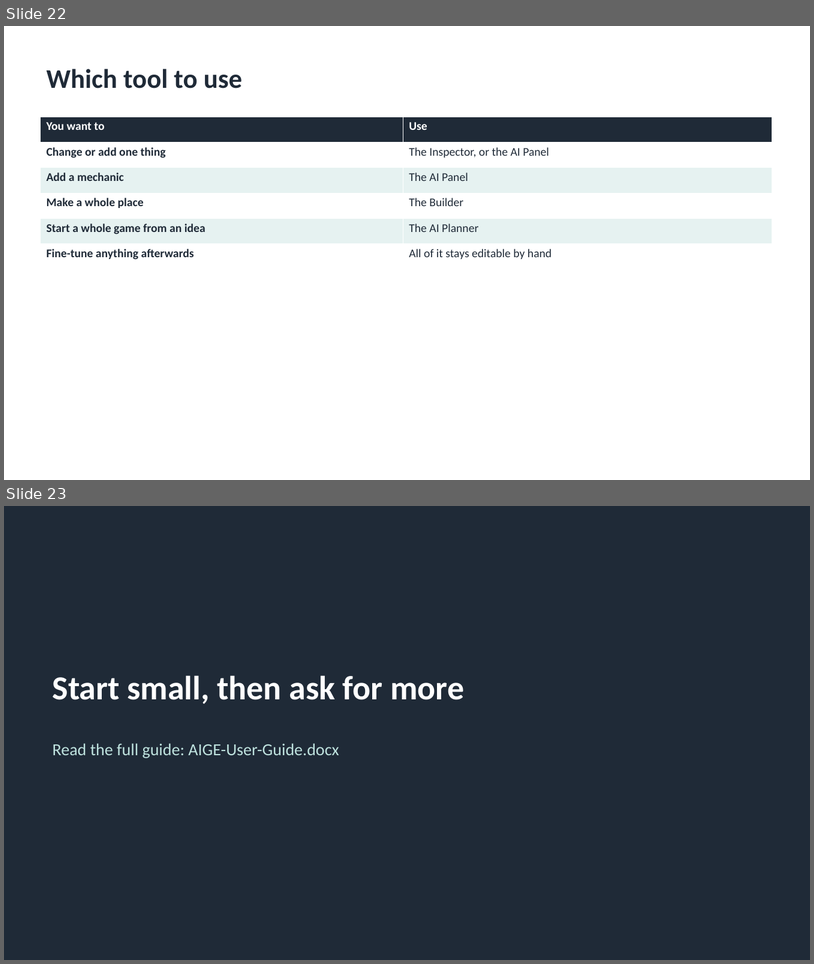
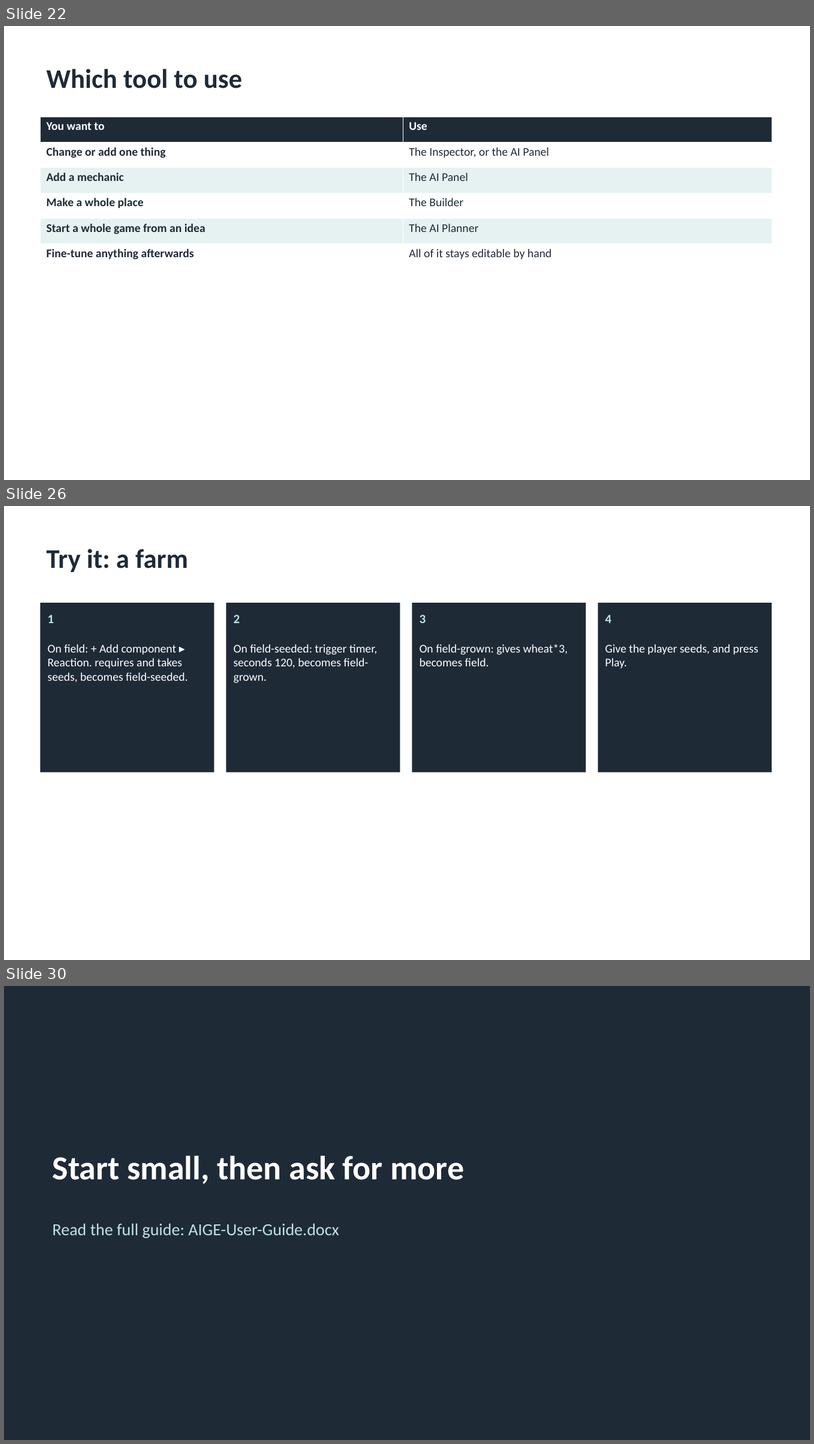
Before and after one commit to cuneyttyler/ai-gameengine-standalone, a slide deck: docs/manuals/AIGE-User-Guide.pptx. Shown one above the other, each under a label of ours: slides 22 and 23 before the commit, slides 22, 26 and 30 after it; the slides between them are not shown. The pictures are 814x964 and 814x1444 pixels, drawn with LibreOffice and Linux fonts; fonts in the diff are those of the drawing. Boxes give left, top, right and bottom in pixels: in the first picture for what was removed or moved away, otherwise in the second. Text is boxed around its words. In the diff, an @@ line names an element or a change of style, - is before the commit and + after.

```diff
--- a/docs/manuals/AIGE-User-Guide.pptx
+++ b/docs/manuals/AIGE-User-Guide.pptx
@@ slide 26 added at (4,506,810,960), background #FFFFFF @@
@@ title added at (47,549,188,572), 32 pt, text #1F2A37, bold @@
+Try it: a farm
@@ rectangle added at (40,603,215,772), fill #1F2A37 @@
@@ rectangle added at (226,603,400,772), fill #1F2A37 @@
@@ rectangle added at (413,603,587,772), fill #1F2A37 @@
@@ rectangle added at (598,603,772,772), fill #1F2A37 @@
@@ text added at (48,615,54,623), 15 pt, text #BFE3DF, bold @@
+1
@@ text added at (234,615,240,623), 15 pt, text #BFE3DF, bold @@
+2
@@ text added at (420,615,426,623), 15 pt, text #BFE3DF, bold @@
+3
@@ text added at (605,615,612,623), 15 pt, text #BFE3DF, bold @@
+4
@@ text added at (48,644,188,682), 14 pt, text #FFFFFF @@
+On field: + Add component ▸ Reaction. requires and takes seeds, becomes field-seeded.
@@ text added at (234,644,377,683), 14 pt, text #FFFFFF @@
+On field-seeded: trigger timer, seconds 120, becomes field-grown.
@@ text added at (420,644,569,666), 14 pt, text #FFFFFF @@
+On field-grown: gives wheat*3, becomes field.
@@ text added at (605,644,759,668), 14 pt, text #FFFFFF @@
+Give the player seeds, and press Play.
@@ what was slide 23 is now slide 30 @@
```
Also in this commit, not shown: 6 other slides added, 5 other files.
